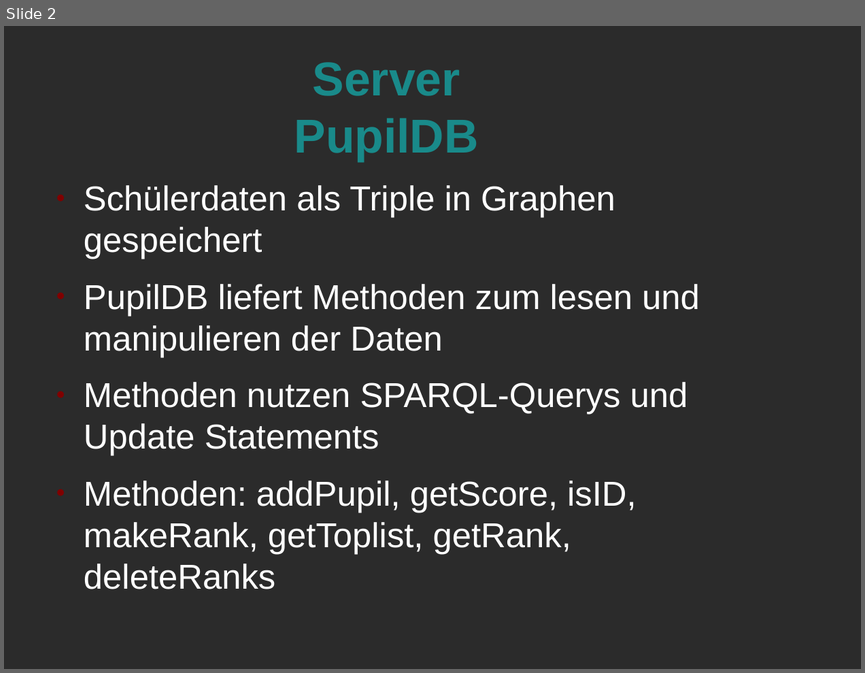
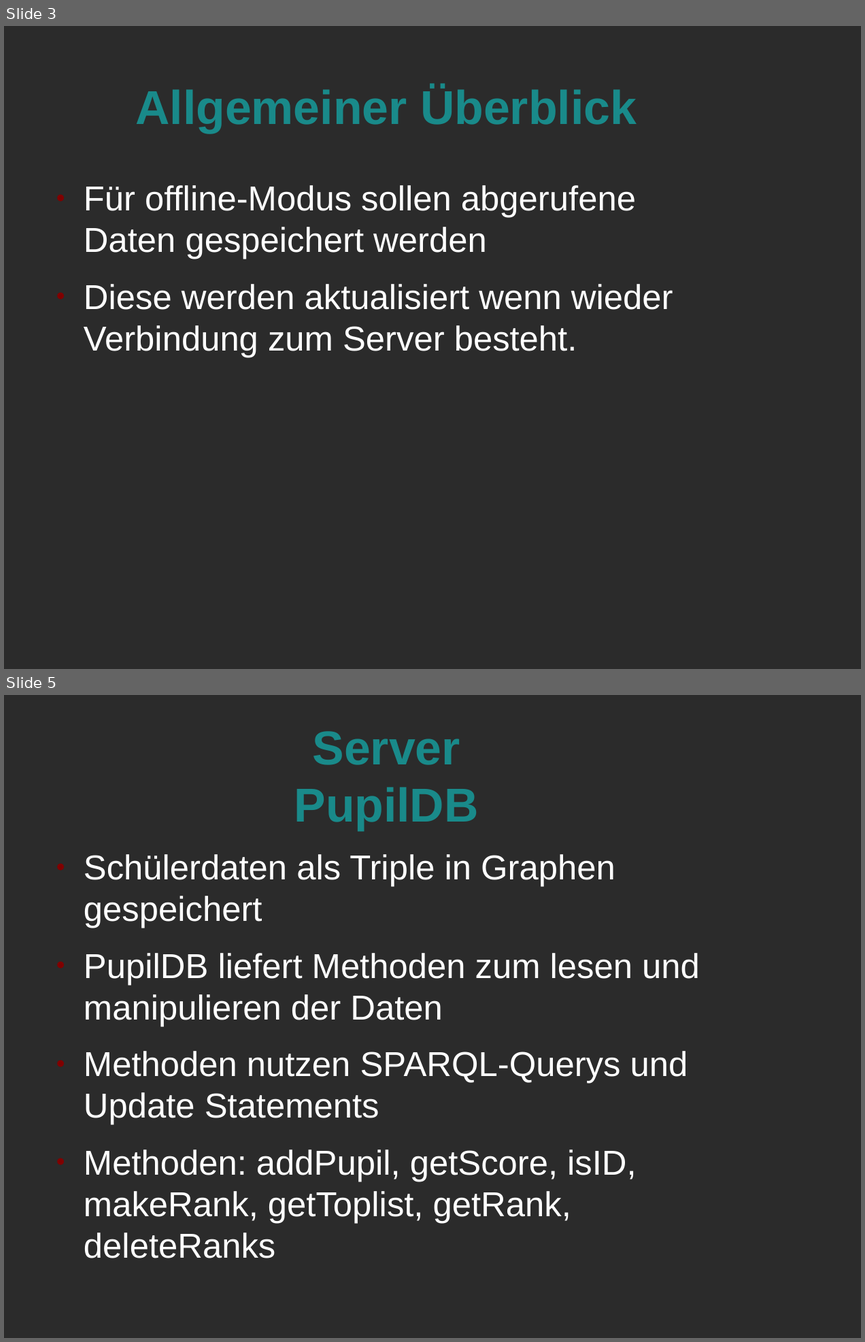
Before and after one commit to Marcel2603/hg17b, a slide deck: Dokumente/Review_2/Review 2 Julian.odp. Shown one above the other, each under a label of ours: slide 2 before the commit, slides 3 and 5 after it; the slides between them are not shown. The pictures are 865x673 and 865x1342 pixels, drawn with LibreOffice and Linux fonts; fonts in the diff are those of the drawing; background and template pictures are left out; a plain dark background stands for a picture behind light text. Boxes give left, top, right and bottom in pixels: in the first picture for what was removed or moved away, otherwise in the second. Text is boxed around its words. In the diff, an @@ line names an element or a change of style, - is before the commit and + after.

Commit message:
Allgemeiner Ueberblick , aktueller Stand hinzugefuegt sowie naechste Schritte eingearbeitet

```diff
--- a/Dokumente/Review_2/Review 2 Julian.odp
+++ b/Dokumente/Review_2/Review 2 Julian.odp
@@ slide 3 added at [4,26,861,669], background picture (left out) @@
@@ title added at [135,86,636,133], 44 pt, text #198A8A, bold @@
+Allgemeiner Überblick
@@ text added at [84,185,673,357], 32 pt, text #FFFFFF @@
+● Für offline-Modus sollen abgerufene Daten gespeichert werden
+● Diese werden aktualisiert wenn wieder Verbindung zum Server besteht.
@@ what was slide 2 is now slide 5 @@
```
Also in this commit, not shown: 4 other slides added.
